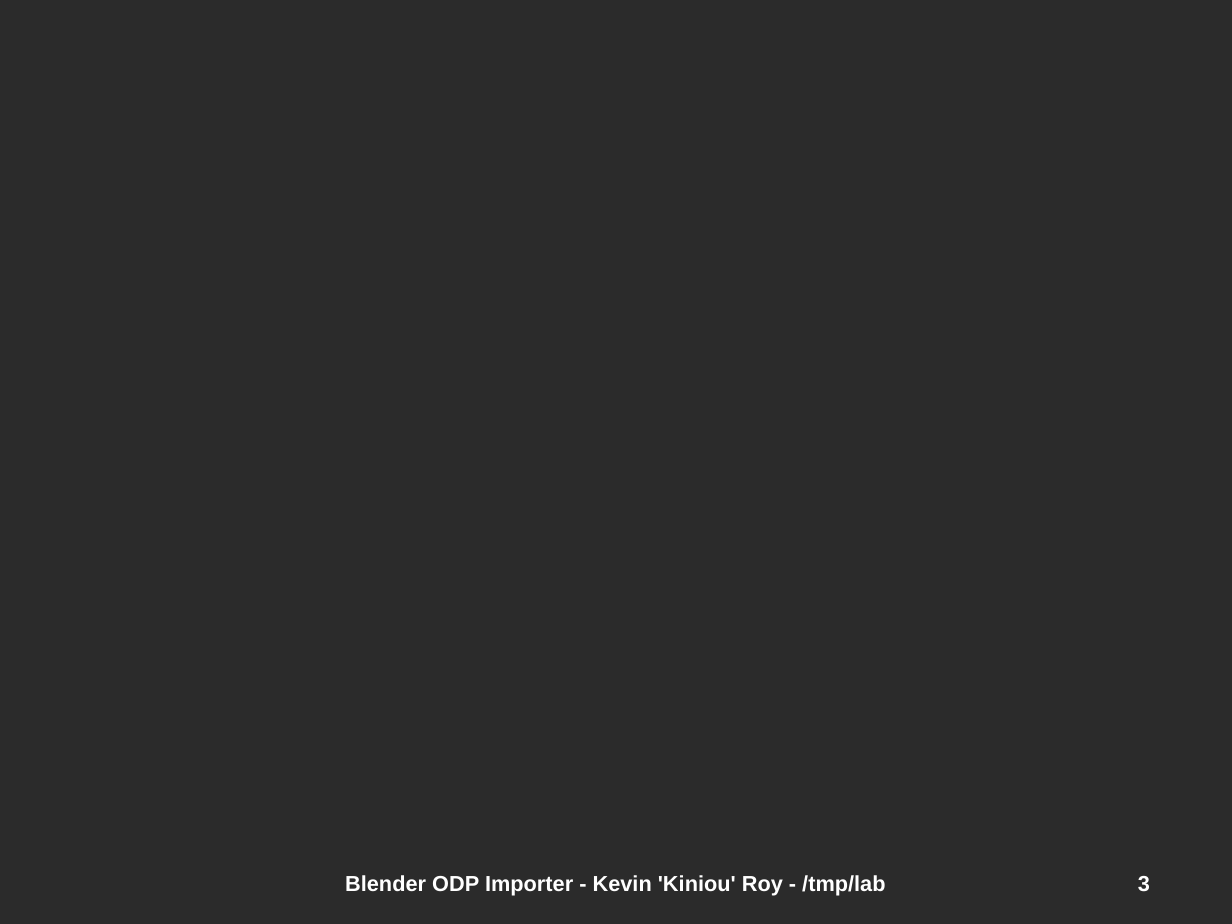
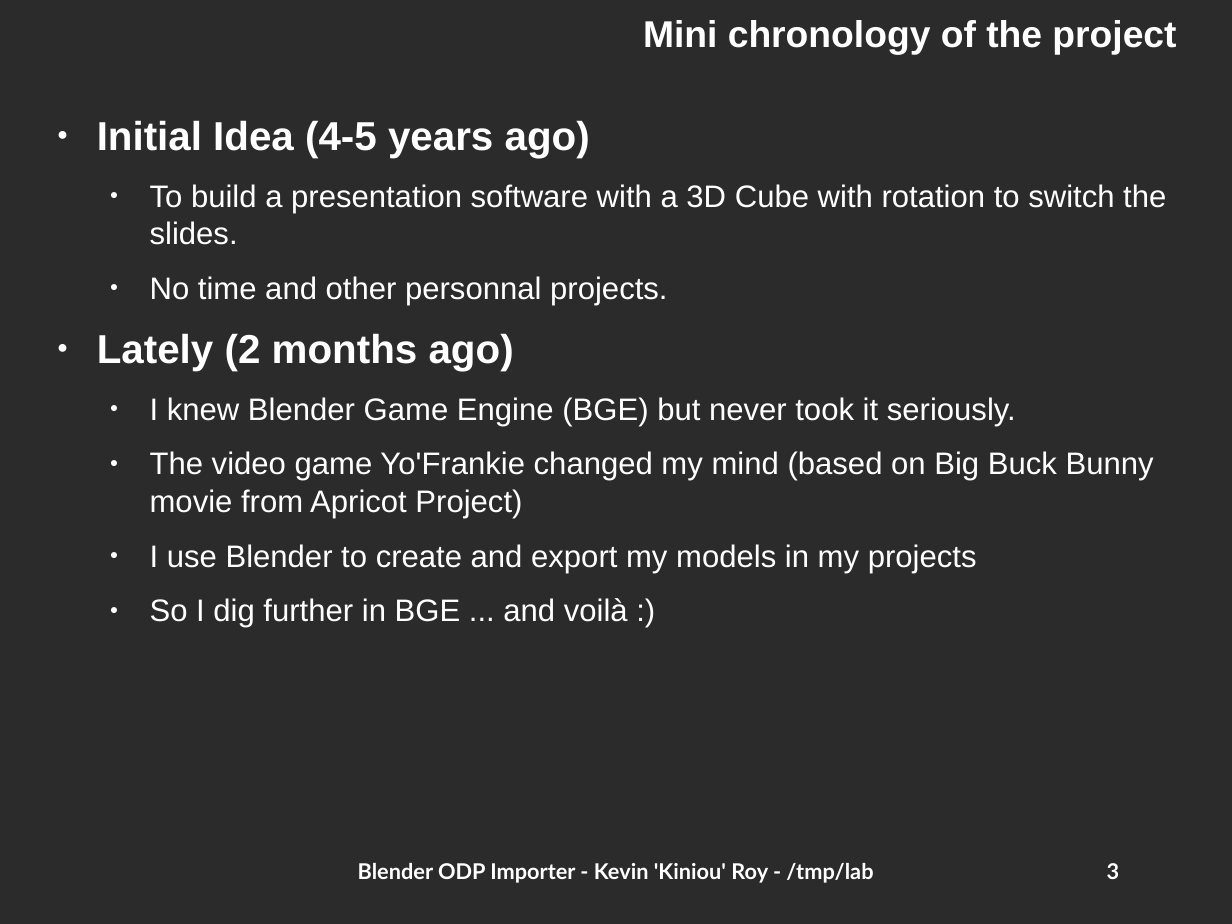
Before and after one commit to kiniou/blender-smooth-slides, a slide deck: slide 3 of import/doc/HSF2009.odp. Drawn at 1232x924 pixels with LibreOffice and Linux fonts; fonts in the diff are those of the drawing; background and template pictures are left out; a plain dark background stands for a picture behind light text. Boxes give left, top, right and bottom in pixels: in the first picture for what was removed or moved away, otherwise in the second. Text is boxed around its words. In the diff, an @@ line names an element or a change of style, - is before the commit and + after.

Commit message:
Road to get ODP Styles working (5)
    * Added Background image on pages

```diff
--- a/import/doc/HSF2009.odp
+++ b/import/doc/HSF2009.odp
@@ title added at (643,20,1176,55), 24 pt, text #FFFFFF, bold @@
+Mini chronology of the project
@@ text added at (97,120,1166,628), 20 pt, text #FFFFFF @@
+● Initial Idea (4-5 years ago)
+  ● To build a presentation software with a 3D Cube with rotation to switch the slides.
+  ● No time and other personnal projects.
+● Lately (2 months ago)
+  ● I knew Blender Game Engine (BGE) but never took it seriously.
+  ● The video game Yo'Frankie changed my mind (based on Big Buck Bunny movie from Apricot Project)
+  ● I use Blender to create and export my models in my projects
+  ● So I dig further in BGE ... and voilà :)
@@ text "Blender ODP Importer - Kevin ...": place and size @@
-text "Blender ODP Importer - Kevin ..." at (345,875,885,896)
+text "Blender ODP Importer - Kevin ..." at (358,863,873,883)
@@ text "Blender ODP Importer - Kevin ..." at (358,863,873,883): font Arial to Lato, letter outline #FFFFFF 0.75 pt to none; vertical alignment middle to top @@
@@ page number at (1107,863,1120,879): font Arial to Lato, letter outline #FFFFFF 0.75 pt to none; vertical alignment middle to top @@
@@ page number: place and size @@
-page number at (1138,876,1150,892)
+page number at (1107,863,1120,879)
```
Also in this commit, not shown: 21 other slides changed, 1 slide added, 1 slide removed, 3 other files.
